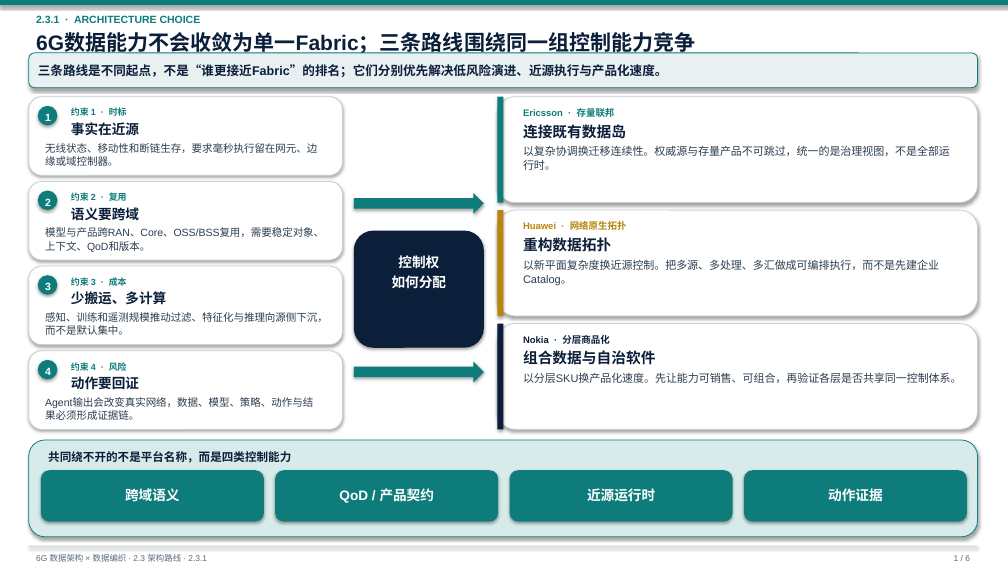
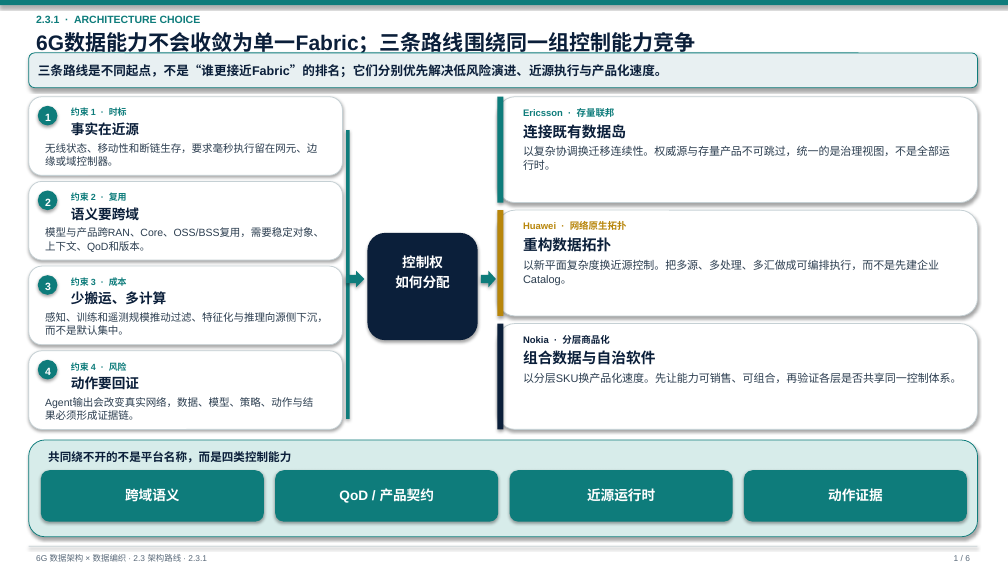
Before and after one commit to newmanxiang/6GDataPlane, a slide deck: slide 1 of reports/6g-data-fabric-section-23-deck.pptx. Drawn at 1008x567 pixels with LibreOffice and Linux fonts; fonts in the diff are those of the drawing. Boxes give left, top, right and bottom in pixels: in the first picture for what was removed or moved away, otherwise in the second. Text is boxed around its words. In the diff, an @@ line names an element or a change of style, - is before the commit and + after.

```diff
--- a/reports/6g-data-fabric-section-23-deck.pptx
+++ b/reports/6g-data-fabric-section-23-deck.pptx
@@ rectangle added at bbox=[346, 130, 349, 419], fill #0E7C7B @@
@@ right arrow removed at bbox=[354, 193, 484, 214] @@
@@ rounded rectangle: place and size @@
-rounded rectangle at bbox=[354, 231, 484, 348]
+rounded rectangle at bbox=[368, 233, 478, 340]
@@ right arrow added at bbox=[346, 271, 364, 287], fill #0E7C7B @@
@@ right arrow added at bbox=[481, 271, 496, 287], fill #0E7C7B @@
@@ right arrow removed at bbox=[354, 361, 484, 383] @@
```
Also in this commit, not shown: 1 other slide changed, 1 other file.
